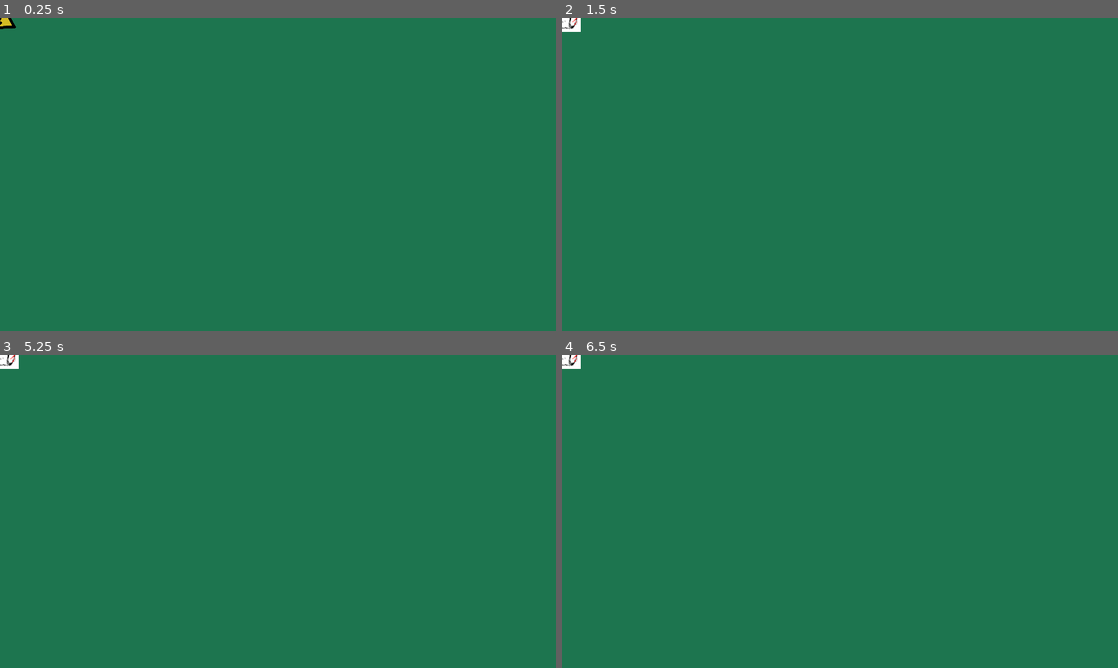
Above: before the commit, frames 1-4 (two rows, left to right).
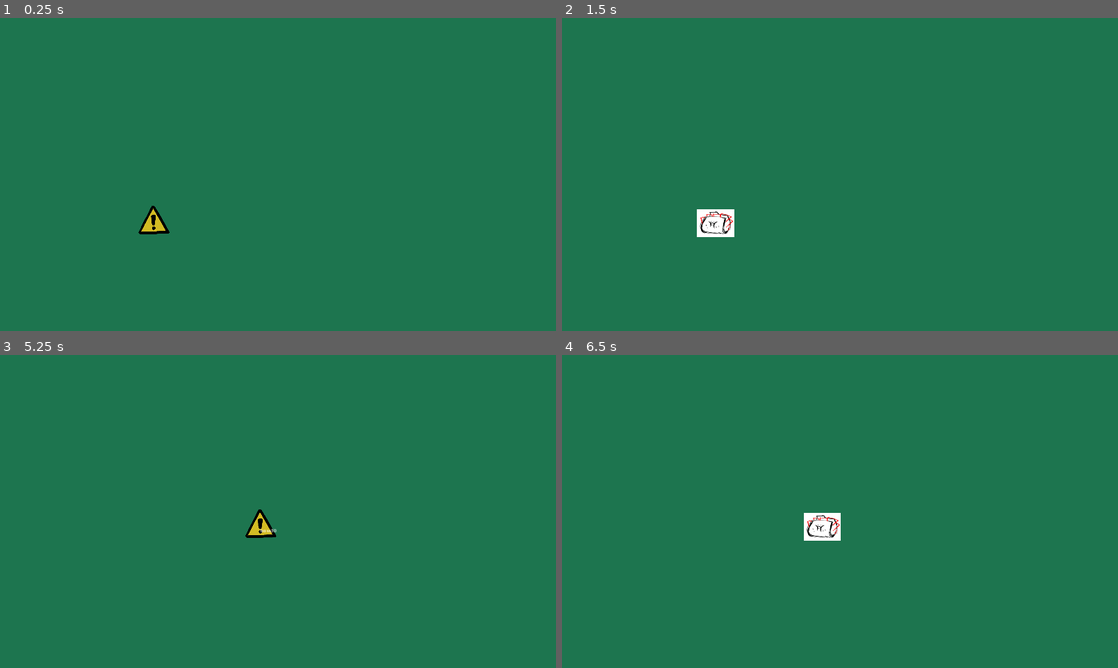
Above: after the commit, the same moments.

Repository: icheft524/Folder-Brawler
Game: Godot game, scene res://enemy/boss/boss.tscn
Two runs of this game, one before a commit and one after it. Both use one fixed random seed, a clock stepped at 60 frames per second and the inputs below. This scene is started directly instead of the project's main scene. The engine's default icon, where the game draws it, is replaced by a stand-in: a white triangle on a blue panel in a dark square.
Inputs (mouse positions are in pixels of both pictures, inside the frame that each line leads up to):
- Up to frame 1 (0.25 s): no input
- Up to frame 2 (1.5 s): tap Enter (ui_accept) at 0.5, 0.77, 1.25 s; move the mouse to (962, 158) at 0.52 s; press the mouse at (962, 158) at 0.53 s; release the mouse at (962, 158) at 1.25 s; drag from (728, 190) to (812, 237) at 1.27 s
- Up to frame 3 (5.25 s): tap Enter (ui_accept) at 2, 2.75, 3.5, 3.77, 4.25 s; move the mouse to (333, 442) at 2.02 s; press the mouse at (333, 442) at 2.03 s; release the mouse at (333, 442) at 2.75 s; drag from (250, 574) to (111, 464) at 2.77 s; move the mouse to (444, 558) at 3.52 s; press the mouse at (444, 558) at 3.53 s; release the mouse at (444, 558) at 4.25 s; drag from (111, 464) to (194, 433) at 4.27 s; move the mouse to (305, 511) at 5.02 s; press the mouse at (305, 511) at 5.03 s
- Up to frame 4 (6.5 s): release the mouse at (867, 511) at 5.75 s; drag from (756, 433) to (728, 527) at 5.77 s

The runs differ from the first frame. In frame 1, 0.4% of the frame differs, in the area x 0-31%, y 0-70%; in frame 2, 0.8%; in frame 3, 0.5%; in frame 4, 0.7%.

Commit message:
boss fix

Diff:
--- a/enemy/boss/boss.gd
+++ b/enemy/boss/boss.gd
@@ -39,6 +39,7 @@
 		sound.enemyspawn()
 		#speeddown()
 	global.enemy_file_drop = false
+	teleport()
 
 
 func _process(delta):
